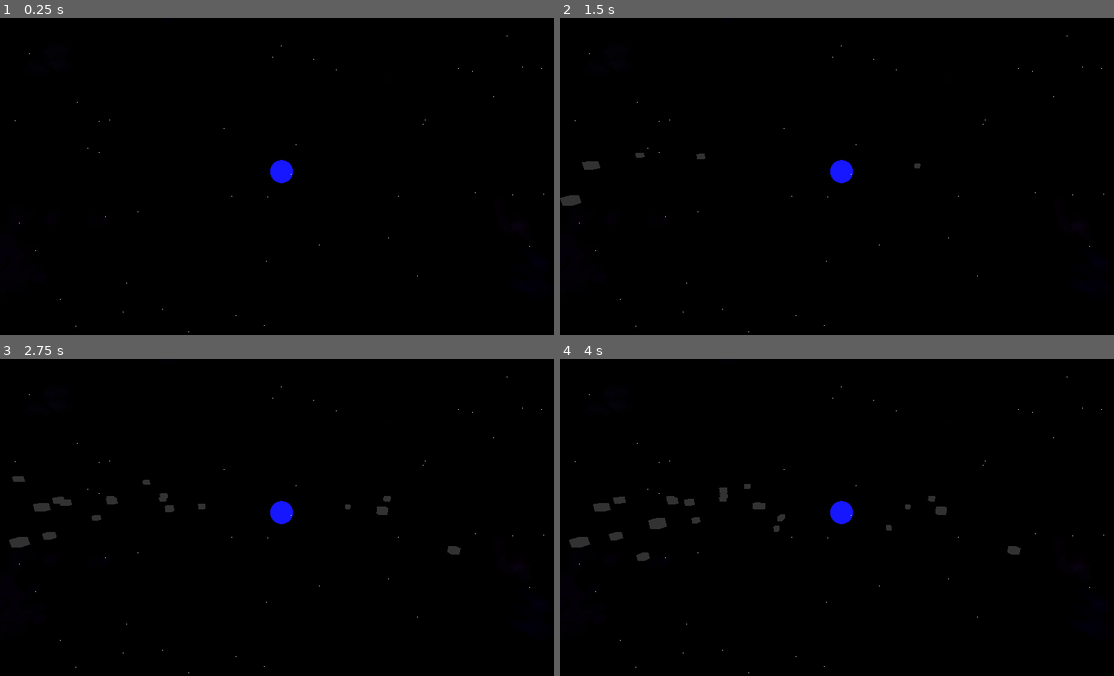
Above: before the commit, frames 1-4 (two rows, left to right).
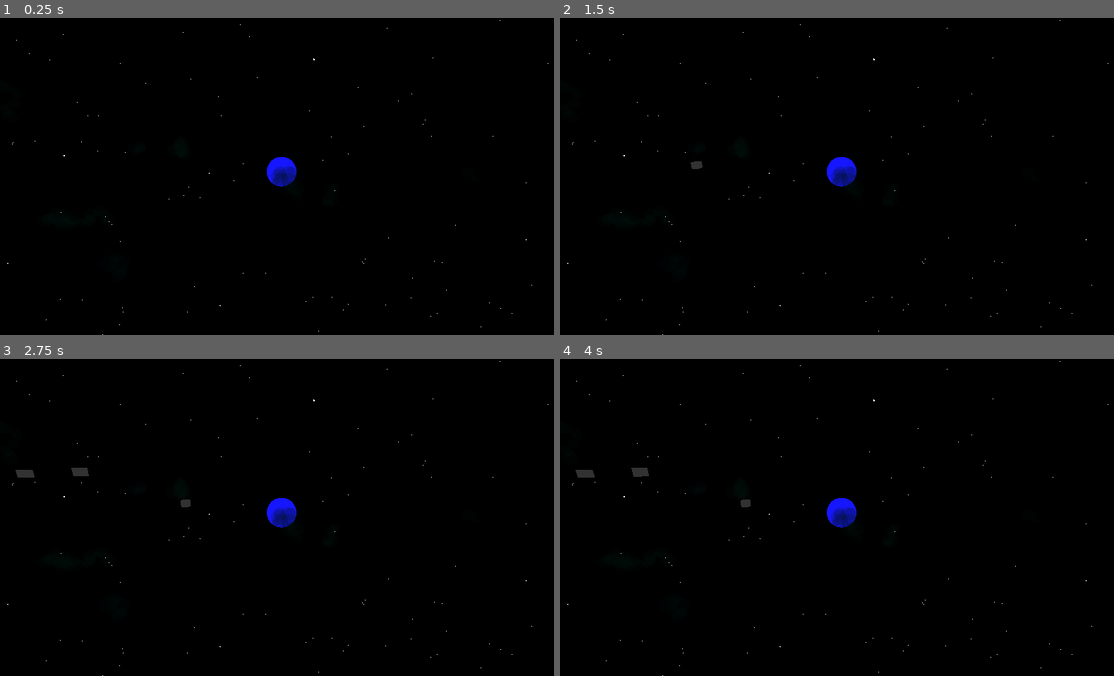
Above: after the commit, the same moments.

Repository: SidewaysFox/faster-than-faster-than-light
Game: Godot game, scene res://space.tscn
Same seed, same stepped clock (60 frames per second), same inputs: the game is played once before the commit and once after it.
Inputs:
- Up to frame 1 (0.25 s): no input
- Up to frame 2 (1.5 s): tap Enter at 0.5 s
- Up to frame 3 (2.75 s): no input
- Up to frame 4 (4 s): no input

The runs differ from the first frame. In frame 1, 0.4% of the frame differs, in the area x 1-99%, y 0-100%; in frame 2, 0.6%; in frame 3, 1.2%; in frame 4, 1.4%.

Commit message:
hrmm
it crasj on arcade when from arcade ui

Diff:
--- a/faster-than-faster-than-light/bg_nebula.tscn
+++ b/faster-than-faster-than-light/bg_nebula.tscn
@@ -13,8 +13,8 @@
 material = SubResource("StandardMaterial3D_qgsab")
 radius = 30.0
 height = 60.0
-radial_segments = 16
-rings = 8
+radial_segments = 8
+rings = 4
 
 [node name="BGNebula" type="MeshInstance3D"]
 mesh = SubResource("SphereMesh_5miou")
--- a/faster-than-faster-than-light/bg_star.tscn
+++ b/faster-than-faster-than-light/bg_star.tscn
@@ -11,8 +11,8 @@
 material = SubResource("StandardMaterial3D_81qv8")
 radius = 0.6
 height = 1.2
-radial_segments = 6
-rings = 3
+radial_segments = 4
+rings = 2
 
 [node name="BGStar" type="MeshInstance3D"]
 mesh = SubResource("SphereMesh_xsk27")
--- a/faster-than-faster-than-light/space.gd
+++ b/faster-than-faster-than-light/space.gd
@@ -16,6 +16,8 @@
 		var colour = star_colours.pick_random()
 		$Background.get_node("MainStar" + str(i + 1)).mesh.material.color = colour
 		$Background.get_node("MainStar" + str(i + 1)).mesh.material.emission = colour
+		$Background.get_node("MainStar" + str(i + 1)).mesh.radius = randf_range(75, 180)
+		$Background.get_node("MainStar" + str(i + 1)).mesh.height = $Background.get_node("MainStar" + str(i + 1)).mesh.radius * 2
 		$Background.get_node("MainStar" + str(i + 1)).position = Vector3(x, y, z)
 	var nebula_pos: Vector3
 	var nebula_colour: Color = Color(randf_range(0.1, 1.0), randf_range(0.1, 1.0), randf_range(0.1, 1.0))
@@ -23,13 +25,14 @@
 		nebula_pos = Vector3(randf_range(-2000, 2000), randf_range(-1000, 800), randf_range(-2000, -800))
 		nebula_colour += Color(randf_range(-0.1, 0.1), randf_range(-0.1, 0.1), randf_range(-0.1, 0.1))
 		if randi_range(0, 40) == 4:
-			print("yes")
 			for j in randi_range(50, 300):
 				var new_nebula = bg_nebula.instantiate()
 				new_nebula.position = nebula_pos
 				new_nebula.mesh.material.color = Color(nebula_colour, 0.01)
 				new_nebula.mesh.material.emission = Color(nebula_colour)
-				nebula_pos += Vector3(randf_range(-75, 75), randf_range(-75, 75), randf_range(-75, 75))
+				new_nebula.mesh.radius = randf_range(20, 50)
+				new_nebula.mesh.height = new_nebula.mesh.radius * 2
+				nebula_pos += Vector3(randf_range(-75, 75), randf_range(-100, 100), randf_range(-100, 100))
 				$Background.add_child(new_nebula)
 		else:
 			for j in randi_range(1, 25):
@@ -37,10 +40,14 @@
 				new_nebula.position = nebula_pos
 				new_nebula.mesh.material.color = Color(nebula_colour, 0.01)
 				new_nebula.mesh.material.emission = Color(nebula_colour)
+				new_nebula.mesh.radius = randf_range(20, 50)
+				new_nebula.mesh.height = new_nebula.mesh.radius * 2
 				nebula_pos += Vector3(randf_range(-50, 50), randf_range(-50, 50), randf_range(-50, 50))
 				$Background.add_child(new_nebula)
-	for i in randi_range(400, 1000):
+	for i in randi_range(400, 1200):
 		var new_star = bg_star.instantiate()
+		new_star.mesh.radius = randf_range(0.6, 1.5)
+		new_star.mesh.height = new_star.mesh.radius * 2
 		new_star.position = Vector3(randf_range(-1500, 1500), randf_range(-1500, 1500), randf_range(-1500, -200))
 		$Background.add_child(new_star)
 
--- a/faster-than-faster-than-light/space.tscn
+++ b/faster-than-faster-than-light/space.tscn
@@ -17,6 +17,8 @@
 material = SubResource("StandardMaterial3D_rxlph")
 radius = 100.0
 height = 200.0
+radial_segments = 48
+rings = 24
 
 [sub_resource type="StandardMaterial3D" id="StandardMaterial3D_w5eul"]
 albedo_color = Color(1, 0.470588, 0, 1)
@@ -27,6 +29,8 @@
 material = SubResource("StandardMaterial3D_w5eul")
 radius = 100.0
 height = 200.0
+radial_segments = 48
+rings = 24
 
 [sub_resource type="StandardMaterial3D" id="StandardMaterial3D_4fhbr"]
 albedo_color = Color(1, 0.470588, 0, 1)
@@ -37,6 +41,8 @@
 material = SubResource("StandardMaterial3D_4fhbr")
 radius = 100.0
 height = 200.0
+radial_segments = 48
+rings = 24
 
 [node name="Space" type="Node3D"]
 script = ExtResource("1_81phd")
@@ -71,69 +77,3 @@
 
 [node name="Starship3" parent="." instance=ExtResource("1_d5lh8")]
 team = 1
-
-[node name="Starship4" parent="." instance=ExtResource("1_d5lh8")]
-team = 1
-
-[node name="Starship5" parent="." instance=ExtResource("1_d5lh8")]
-team = 1
-
-[node name="Starship6" parent="." instance=ExtResource("1_d5lh8")]
-team = 1
-
-[node name="Starship7" parent="." instance=ExtResource("1_d5lh8")]
-team = 1
-
-[node name="Starship8" parent="." instance=ExtResource("1_d5lh8")]
-team = 1
-
-[node name="Starship9" parent="." instance=ExtResource("1_d5lh8")]
-team = 1
-
-[node name="Starship10" parent="." instance=ExtResource("1_d5lh8")]
-team = 1
-
-[node name="Starship11" parent="." instance=ExtResource("1_d5lh8")]
-team = 1
-
-[node name="Starship12" parent="." instance=ExtResource("1_d5lh8")]
-team = 1
-
-[node name="Starship13" parent="." instance=ExtResource("1_d5lh8")]
-team = 1
-
-[node name="Starship14" parent="." instance=ExtResource("1_d5lh8")]
-team = 1
-
-[node name="Starship15" parent="." instance=ExtResource("1_d5lh8")]
-team = 1
-
-[node name="Starship16" parent="." instance=ExtResource("1_d5lh8")]
-team = 1
-
-[node name="Starship17" parent="." instance=ExtResource("1_d5lh8")]
-team = 1
-
-[node name="Starship18" parent="." instance=ExtResource("1_d5lh8")]
-team = 1
-
-[node name="Starship19" parent="." instance=ExtResource("1_d5lh8")]
-team = 1
-
-[node name="Starship20" parent="." instance=ExtResource("1_d5lh8")]
-team = 1
-
-[node name="Starship21" parent="." instance=ExtResource("1_d5lh8")]
-team = -1
-
-[node name="Starship22" parent="." instance=ExtResource("1_d5lh8")]
-team = -1
-
-[node name="Starship23" parent="." instance=ExtResource("1_d5lh8")]
-team = -1
-
-[node name="Starship24" parent="." instance=ExtResource("1_d5lh8")]
-team = -1
-
-[node name="Starship25" parent="." instance=ExtResource("1_d5lh8")]
-team = -1
--- a/faster-than-faster-than-light/starship.gd
+++ b/faster-than-faster-than-light/starship.gd
@@ -32,8 +32,8 @@
 		global_position = Vector3(-2000 * team, randf_range(-200, 200), randf_range(-200, 200))
 	else:
 		global_position = Vector3(randf_range(50, 50), randf_range(-25, 25), randf_range(-10, -150))
-	jump_destination = Vector3(randf_range(-200, -50) * team, randf_range(-25, 25), randf_range(-10, -150))
-	$JumpDelay.start(randf() * 3)
+	jump_destination = Vector3(randf_range(-170, -50) * team, randf_range(-60, 60), randf_range(25, -100))
+	$JumpDelay.start(randf() * 2)
 
 
 func _process(delta: float) -> void:
Not shown, changed: faster-than-faster-than-light/export_presets.cfg
